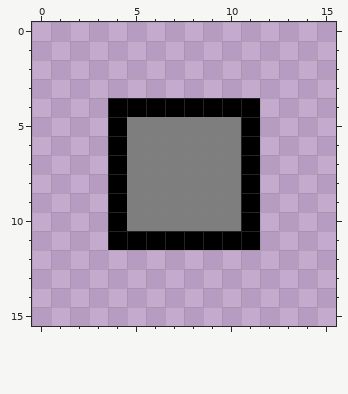
Pixel-art sprite, stored at src/main/resources/tiles/16/castle_wse.png. The first picture shows the starting point.
The file is 16x16 pixels.
New version:
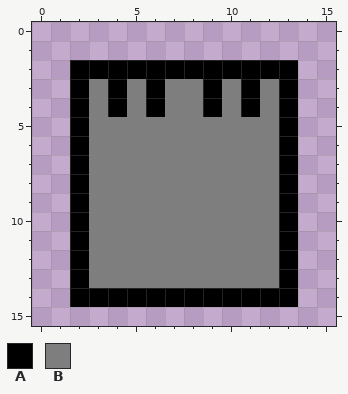
Palette (. is transparent): A #000000  B #7e7e7e
Difference:
Colour A now appears in row 2 at x 2 to 13; in row 3 at x 2, 4, 6, 9, 11 and 13; in rows 4 to 13 at x 2 and 13; in row 14 at x 2 to 13.
Colour B now appears in row 3 at x 3, 5, 7 to 8, 10 and 12; in rows 4 to 11 at x 3 and 12; in rows 12 to 13 at x 3 to 12.
The author changed colour A to colour B in row 4 at x 5, 7 to 8 and 10; in rows 5 to 10 at x 4 and 11; in row 11 at x 4 to 11.
Changed places in both pictures, as pixel boxes (x1, y1, x2, y2):
changed: (70, 60, 298, 307)
